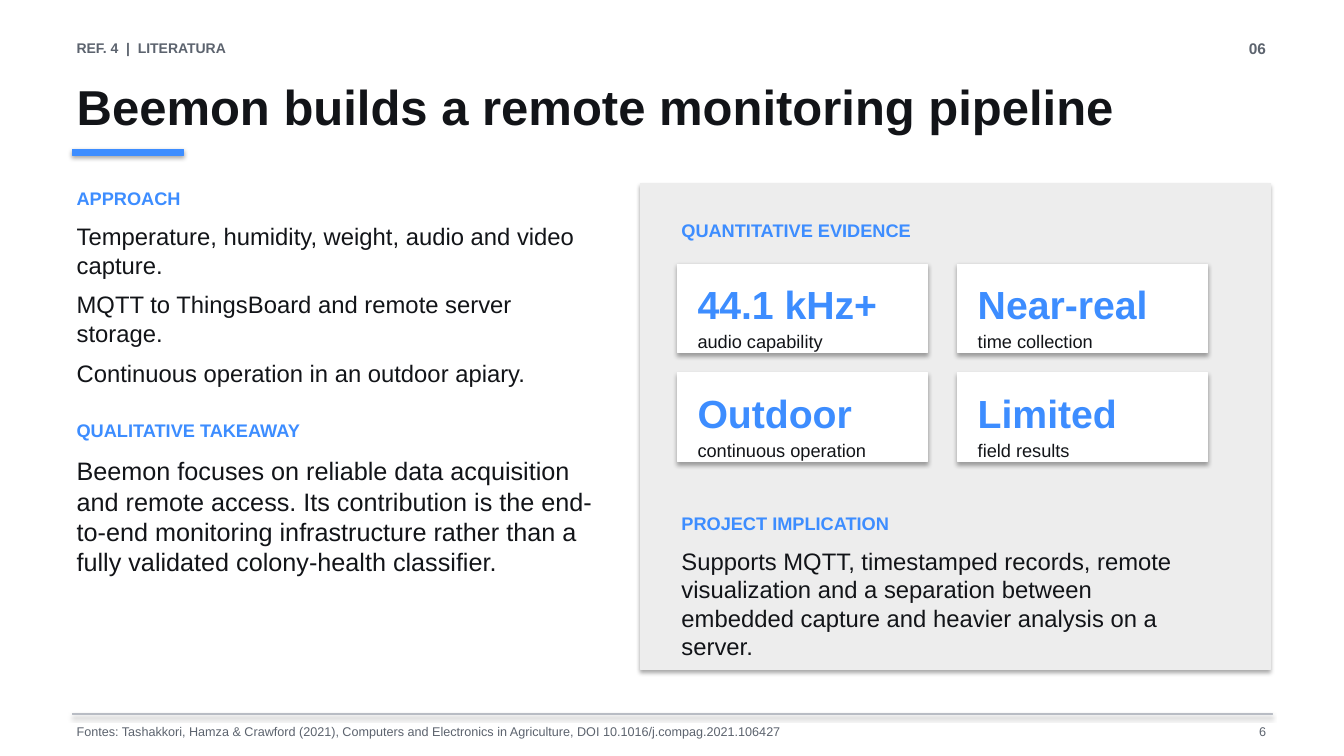
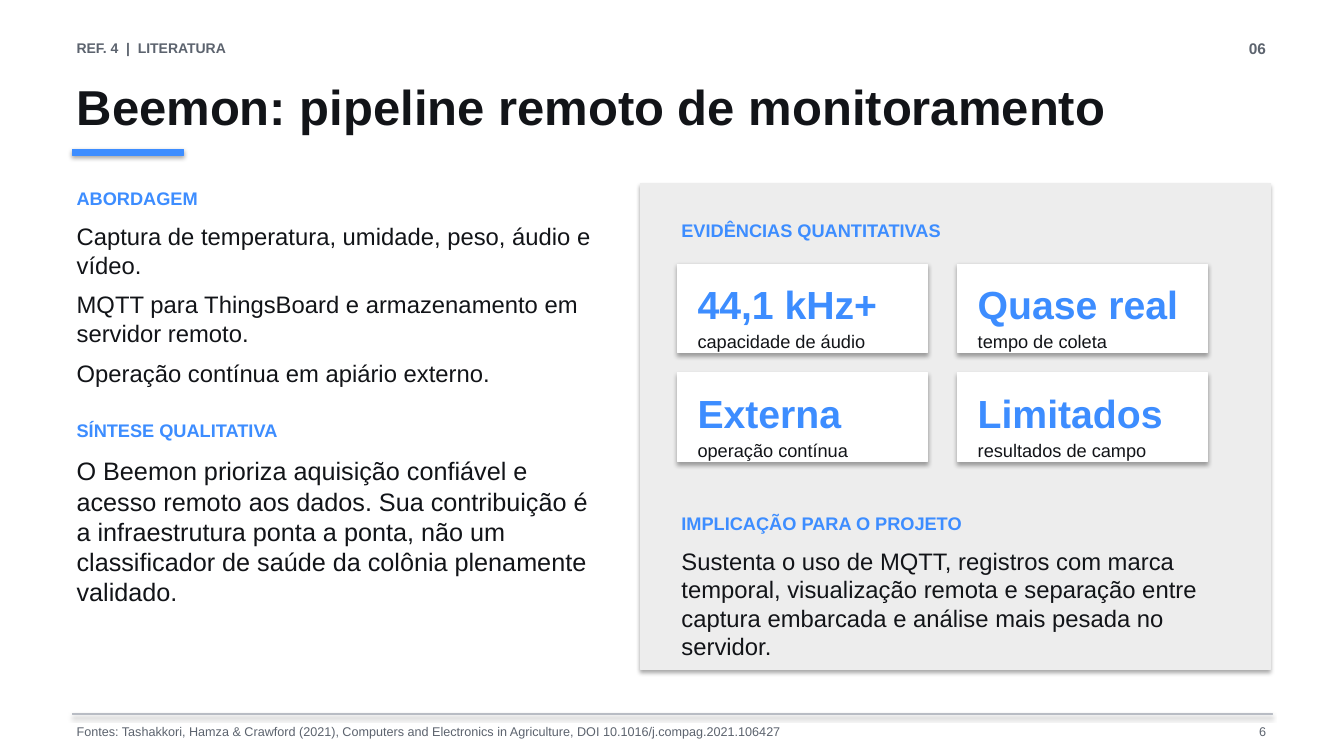
Before and after one commit to whirtex/embedded-system, a slide deck: slide 6 of beehive-monitoring/beehive-monitoring-ac4-slides.pptx. Drawn at 1344x756 pixels with LibreOffice and Linux fonts; fonts in the diff are those of the drawing. Boxes give left, top, right and bottom in pixels: in the first picture for what was removed or moved away, otherwise in the second. Text is boxed around its words. In the diff, an @@ line names an element or a change of style, - is before the commit and + after.

```diff
--- a/beehive-monitoring/beehive-monitoring-ac4-slides.pptx
+++ b/beehive-monitoring/beehive-monitoring-ac4-slides.pptx
@@ text at bbox=[77, 89, 1105, 135]: text changed @@
-Beemon builds a remote monitoring pipeline
+Beemon: pipeline remoto de monitoramento
@@ text at bbox=[77, 192, 198, 205]: text changed @@
-APPROACH
+ABORDAGEM
@@ text at bbox=[77, 227, 590, 387]: text changed @@
-Temperature, humidity, weight, audio and video capture.
-MQTT to ThingsBoard and remote server storage.
-Continuous operation in an outdoor apiary.
+Captura de temperatura, umidade, peso, áudio e vídeo.
+MQTT para ThingsBoard e armazenamento em servidor remoto.
+Operação contínua em apiário externo.
@@ text at bbox=[681, 223, 940, 241]: text changed @@
-QUANTITATIVE EVIDENCE
+EVIDÊNCIAS QUANTITATIVAS
@@ text at bbox=[698, 290, 877, 325]: text changed @@
-44.1 kHz+
+44,1 kHz+
@@ text at bbox=[978, 290, 1178, 327]: text changed @@
-Near-real
+Quase real
@@ text at bbox=[698, 334, 865, 352]: text changed @@
-audio capability
+capacidade de áudio
@@ text at bbox=[978, 334, 1107, 352]: text changed @@
-time collection
+tempo de coleta
@@ text at bbox=[698, 401, 842, 429]: text changed @@
-Outdoor
+Externa
@@ text at bbox=[978, 399, 1163, 429]: text changed @@
-Limited
+Limitados
@@ text at bbox=[77, 423, 277, 441]: text changed @@
-QUALITATIVE TAKEAWAY
+SÍNTESE QUALITATIVA
@@ text at bbox=[698, 443, 848, 461]: text changed @@
-continuous operation
+operação contínua
@@ text at bbox=[978, 443, 1147, 461]: text changed @@
-field results
+resultados de campo
@@ text at bbox=[77, 461, 588, 577]: text changed @@
-Beemon focuses on reliable data acquisition and remote access. Its contribution is the end-to-end monitoring infrastructure rather than a fully validated colony-health classifier.
+O Beemon prioriza aquisição confiável e acesso remoto aos dados. Sua contribuição é a infraestrutura ponta a ponta, não um classificador de saúde da colônia plenamente validado.
@@ text at bbox=[681, 516, 961, 534]: text changed @@
-PROJECT IMPLICATION
+IMPLICAÇÃO PARA O PROJETO
@@ text at bbox=[681, 552, 1196, 632]: text changed @@
-Supports MQTT, timestamped records, remote visualization and a separation between embedded capture and heavier analysis on a server.
+Sustenta o uso de MQTT, registros com marca temporal, visualização remota e separação entre captura embarcada e análise mais pesada no servidor.
```
Also in this commit, not shown: 7 other slides changed, 2 slides added, 2 slides removed.
